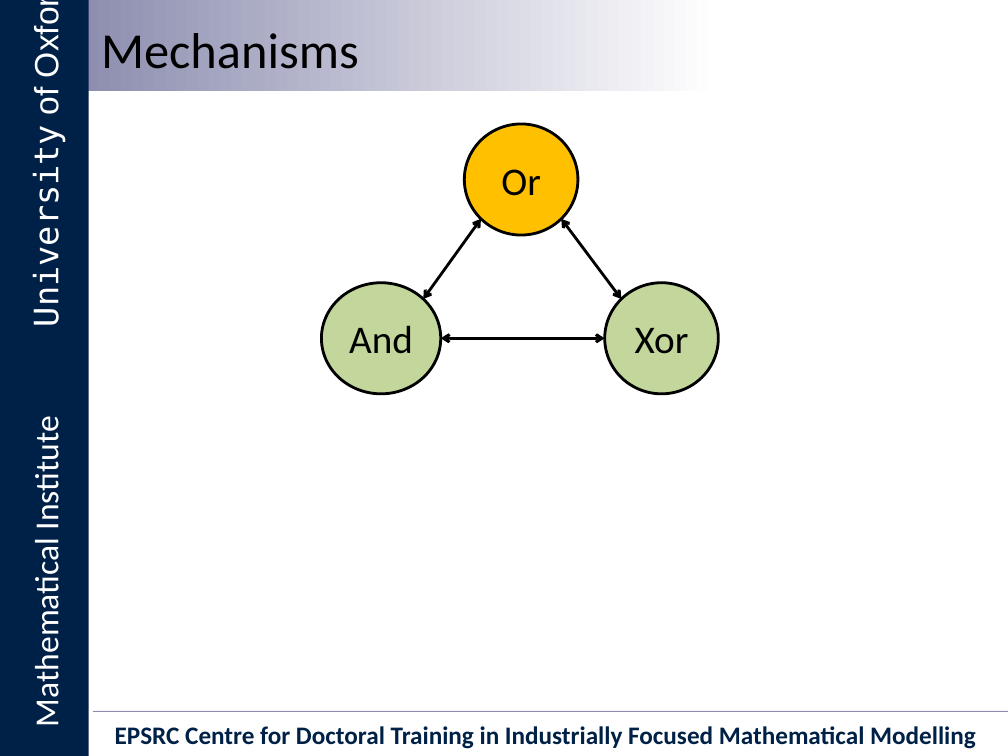
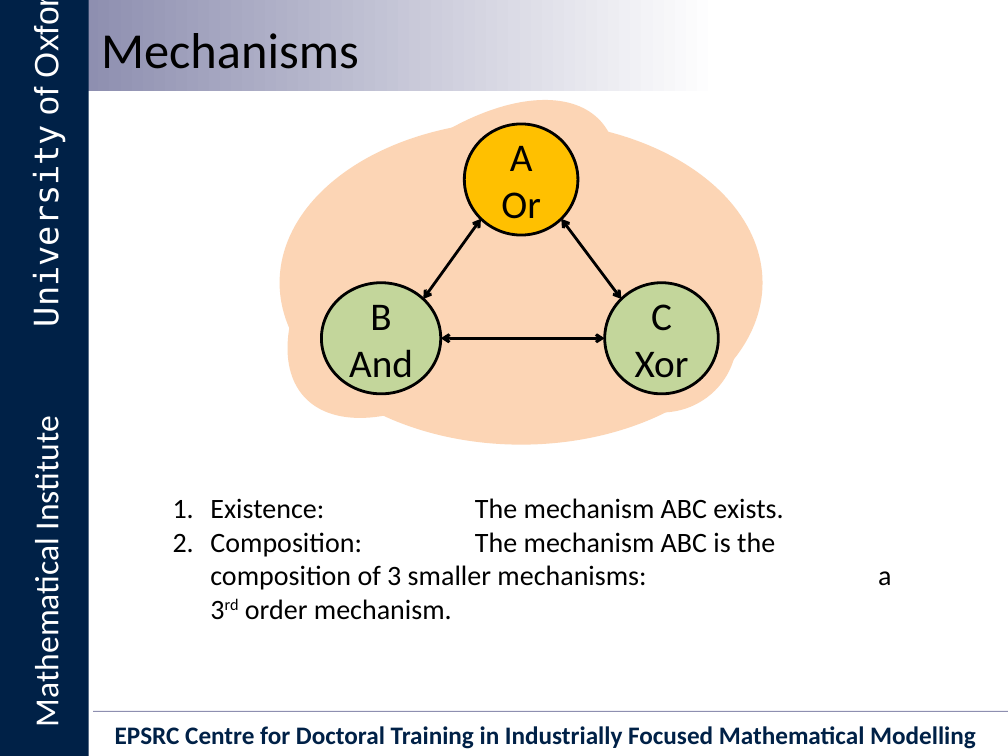
Before and after one commit to Ectheleon/IIT-Mini-Project, a slide deck: slide 3 of Writeup/Presentation/Integrated Information Theory for Organisational Consciousness.pptx (slide 2 before the commit). Drawn at 1008x756 pixels with LibreOffice and Linux fonts; fonts in the diff are those of the drawing; background and template pictures are left out. Boxes give left, top, right and bottom in pixels: in the first picture for what was removed or moved away, otherwise in the second. Text is boxed around its words. In the diff, an @@ line names an element or a change of style, - is before the commit and + after.

```diff
--- a/Writeup/Presentation/Integrated Information Theory for Organisational Consciousness.pptx
+++ b/Writeup/Presentation/Integrated Information Theory for Organisational Consciousness.pptx
@@ ellipse added at (x1=231, y1=43, x2=674, y2=476), fill #FCD5B5 @@
@@ ellipse added at (x1=279, y1=121, x2=762, y2=445), fill #FCD5B5 @@
@@ text in ellipse at (x1=501, y1=146, x2=541, y2=219): text changed @@
-Or
+A Or
@@ ellipse added at (x1=586, y1=264, x2=737, y2=412), fill #FCD5B5 @@
@@ text in ellipse at (x1=349, y1=305, x2=413, y2=387): text changed @@
-And
+B And
@@ text in ellipse at (x1=635, y1=304, x2=689, y2=387): text changed @@
-Xor
+C Xor
@@ text added at (x1=210, y1=498, x2=783, y2=620), 20 pt, text #000000 @@
+1. Existence: The mechanism ABC exists.
+2. Composition: The mechanism ABC is the composition of 3 smaller mechanisms: a 3rd order mechanism.
```
Also in this commit, not shown: 1 other slide changed, 5 slides added.
